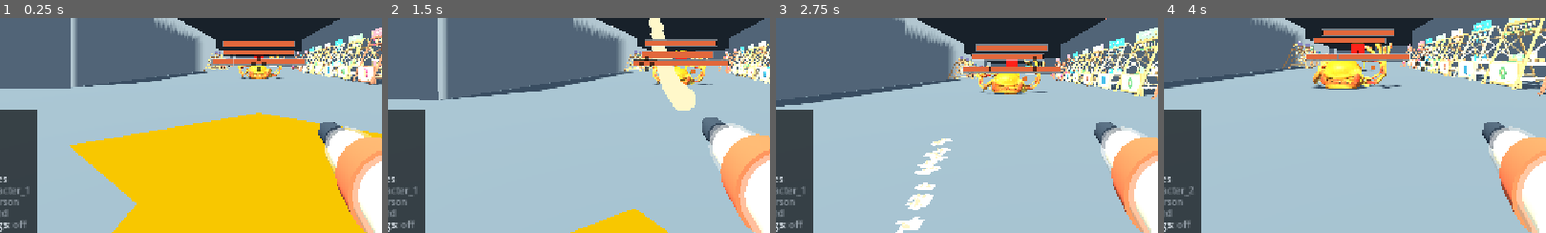
Above: before the commit, frames 1-4 (left to right).
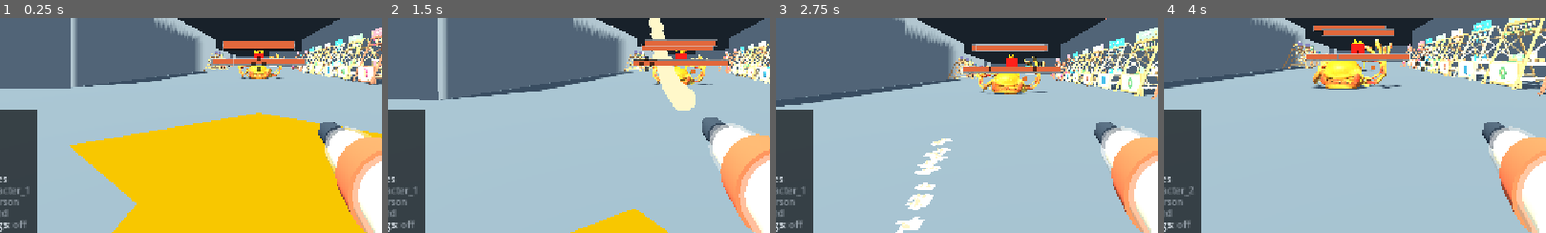
Above: after the commit, the same moments.

Repository: k3vin7/SauceIT-
Game: Godot game, scene res://main.tscn
Two runs of this game, one before a commit and one after it. Both use one fixed random seed, a clock stepped at 60 frames per second and the inputs below.
Inputs (mouse positions are % of the whole screen's width and height, from its top left):
- Up to frame 1 (0.25 s): no input
- Up to frame 2 (1.5 s): tap Enter at 0.5 s; move the mouse to (55, 50) at 0.52 s; hold Shift (run) 0.53-1.28 s; hold W (move_forward) from 0.53 s (still down); tap Space (jump) at 0.77 s; move the mouse to (45, 50) at 1.27 s; click (45, 50) at 1.35 s
- Up to frame 3 (2.75 s): keep holding W (move_forward); tap Space (jump) at 1.52 s; tap Shift (run) at 1.55, 2.3 s; move the mouse to (52, 48) at 2.02 s; hold E (refill_sauce) from 2.03 s (still down)
- Up to frame 4 (4 s): keep holding W (move_forward); move the mouse to (49, 52) at 2.77 s; release E (refill_sauce) at 2.78 s; tap Shift (run) at 2.85, 3.8 s; tap Space (jump) at 3.02, 3.77 s; move the mouse to (57, 51) at 3.52 s; hold C (switch_character) from 3.53 s (still down)
The pictures show only the part of the screen within x 16-66%, y 39-89%; the shares and areas given below are measured in that part.

The runs differ from the first frame. In frame 1, 0.6% of the frame differs, in the area x 58-78%, y 12-18%; in frame 2, 1.0%, in the area x 66-86%, y 12-19%; in frame 3, 0.9%; in frame 4, 0.7%.

Commit message:
Measure the monster in the pose it stands in
Every size this body is built from came off `mesh.get_aabb()`, which is the pose
the mesh was modelled in. This model is never in that pose. Skinning the same
vertices into the pose it actually holds moves one of them 2.15 m in mesh units --
over four metres on screen -- takes a third off its depth and adds half a metre to
its height.

So the colliders, the contamination chart, the stand height and the spawn lift
were all fitted to a monster nobody has ever seen. It also explains the thing that
made no sense: the colliders measured 1.00 against the model on every axis and
still sat in the wrong places. Both numbers were the same wrong pose.

The bounds are taken off skinned vertices now, with the rig first put in the pose
the monster idles in, because an unposed skeleton would reproduce exactly the box
this exists to stop using. Sampled a few hundred vertices rather than all 3732:
the bound is tight to well under a centimetre and this runs once per monster.

What it changes: the body is 3.72 m tall rather than 2.70, 2.35 m across the bun
rather than 2.27, and 3.83 m to a fingertip rather than 5.00 -- taller and
narrower, because it holds its arms up. Measured against the skinned body the
colliders are 1.01 wide, 1.00 tall and 1.00 deep.

`probe_enemy` measured the same box in two checks and now measures the same skin,
which is not a loosening: it asked whether the solid matches what is drawn, and
what is drawn is the skin.

Back to the 5 failures the merge left -- the chase, which is the probe's 32 m
against a 26 m sight range, a rest-pose count, and the death animation that came
in with the character branch and fails on that branch too.

Found because the suggestion was made that the model file itself might be wrong.
It is not wrong, but it is not what the numbers said it was.

Diff:
--- a/scripts/enemy.gd
+++ b/scripts/enemy.gd
@@ -20,6 +20,9 @@
 ## source. The user-authored replacement blend is already 2.5x larger (5 m),
 ## so it needs only 2x presentation scale to reach that same 10 m result.
 ## The source is authored on ground Z=0, so no extra floor lift is applied.
+## How many vertices a body is measured from. Enough that the bound is tight to
+## well under a centimetre, few enough that the skinning is not felt at build.
+const MEASURED_VERTEX_SAMPLES := 400
 const MODEL_SCALE_MULTIPLIER := 5.0
 const MODEL_VISUAL_SCALE_MULTIPLIER := 2.0
 const MODEL_TARGET_SIZE := Vector3(2.0, 2.0, 2.0) * MODEL_SCALE_MULTIPLIER
@@ -409,22 +412,85 @@
 ## wrong assumption put the colliders at twice the model's depth, left the origin
 ## floating 2.3 m above its head, and stretched the stain unwrap by 3.7.
 ##
-## Taken off the instantiated node so a new export cannot silently reintroduce it.
+## **Measured on the skin, not on the mesh's own box.**
+##
+## A skinned mesh's vertices are stored in the pose it was modelled in, and this
+## model is never in that pose: skinning the same vertices into the pose it
+## actually stands in moves one of them 2.15 m in mesh units -- more than four
+## metres on screen -- and shrinks its depth by a third. Asking `get_aabb` gives
+## the modelling pose, so every size taken from it was a size the player never
+## sees. That is why the colliders could measure 1.00 against the model and still
+## sit in the wrong places: both numbers were the same wrong pose.
+##
+## Sampled rather than exhaustive. A few hundred vertices bound a body to well
+## under a centimetre and this runs once, while every vertex is fifteen thousand
+## matrix products per monster at build.
 func _visual_bounds() -> AABB:
+	_pose_for_measurement()
 	var lo := Vector3.INF
 	var hi := -Vector3.INF
 	for node in _visual_root.find_children("*", "MeshInstance3D", true):
 		var mesh := node as MeshInstance3D
-		var box := mesh.get_aabb()
 		var to_body := _visual_root.transform * _relative_transform(mesh)
-		for corner in 8:
-			var at: Vector3 = to_body * (box.position + box.size * Vector3(
-				float(corner & 1), float((corner >> 1) & 1), float((corner >> 2) & 1)))
-			lo = lo.min(at)
-			hi = hi.max(at)
+		for at in _skin_samples(mesh):
+			var in_body: Vector3 = to_body * at
+			lo = lo.min(in_body)
+			hi = hi.max(in_body)
 	if lo.x > hi.x:
 		return AABB()
 	return AABB(lo, hi - lo)
+
+
+## Puts the rig in the pose the monster stands in before anything is measured
+## off it. Without this the skeleton is still at its rest pose and the skinning
+## below would faithfully reproduce the box this exists to stop using.
+func _pose_for_measurement() -> void:
+	if _animation_player == null or _idle_animation.is_empty():
+		return
+	_animation_player.play(_idle_animation)
+	_animation_player.seek(0.0, true)
+	_animation_player.advance(0.0)
+
+
+## Vertices of one mesh, skinned into the pose the rig is holding. A mesh with no
+## skin is returned as the corners of its own box, which is all it has.
+func _skin_samples(mesh: MeshInstance3D) -> Array:
+	var out: Array = []
+	if mesh.mesh == null or mesh.mesh.get_surface_count() == 0:
+		return out
+	var skeletons := _visual_root.find_children("*", "Skeleton3D", true, false)
+	var arrays: Array = mesh.mesh.surface_get_arrays(0)
+	var vertices: PackedVector3Array = arrays[Mesh.ARRAY_VERTEX]
+	if mesh.skin == null or skeletons.is_empty() \
+			or arrays[Mesh.ARRAY_BONES] == null:
+		var box := mesh.mesh.get_aabb()
+		for corner in 8:
+			out.push_back(box.position + box.size * Vector3(
+				float(corner & 1), float((corner >> 1) & 1), float((corner >> 2) & 1)))
+		return out
+	var skeleton := skeletons[0] as Skeleton3D
+	var bones: PackedInt32Array = arrays[Mesh.ARRAY_BONES]
+	var weights: PackedFloat32Array = arrays[Mesh.ARRAY_WEIGHTS]
+	var per := bones.size() / maxi(vertices.size(), 1)
+	if per <= 0:
+		return out
+	var step := maxi(1, vertices.size() / MEASURED_VERTEX_SAMPLES)
+	for index in range(0, vertices.size(), step):
+		var raw: Vector3 = vertices[index]
+		var moved := Vector3.ZERO
+		var total := 0.0
+		for slot in per:
+			var bone: int = bones[index * per + slot]
+			var weight: float = weights[index * per + slot]
+			if weight <= 0.0:
+				continue
+			# How Godot skins: the bone where it is now, times the bind pose that
+			# says where the mesh was attached to it.
+			moved += (skeleton.get_bone_global_pose(bone)
+				* mesh.skin.get_bind_pose(bone) * raw) * weight
+			total += weight
+		out.push_back(moved / total if total > 0.0 else raw)
+	return out
 
 
 ## A descendant's transform relative to `_visual_root`, walked by hand because
--- a/tests/probe_enemy.gd
+++ b/tests/probe_enemy.gd
@@ -49,16 +49,20 @@
 	# target of 10 m while the authored monster is 2.70 m, which left the body
 	# origin floating 2.3 m above its own head and the stain unwrap stretched by
 	# 3.7. The size now comes off the model, so the check is that it still does.
+	# Skinned, for the reason spelled out where `drawn` is built below: the box
+	# the mesh carries is a pose this model is never in.
 	var model := AABB()
 	var model_started := false
 	for node in enemy._visual_root.find_children("*", "MeshInstance3D", true, false):
 		var mesh_node := node as MeshInstance3D
 		if mesh_node.mesh == null:
 			continue
-		var into: Transform3D = enemy.global_transform.affine_inverse() * mesh_node.global_transform
-		var part: AABB = into * mesh_node.mesh.get_aabb()
-		model = model.merge(part) if model_started else part
-		model_started = true
+		var into: Transform3D = enemy.global_transform.affine_inverse() \
+			* mesh_node.global_transform
+		for sample in enemy._skin_samples(mesh_node):
+			var point := AABB(into * (sample as Vector3), Vector3.ZERO)
+			model = model.merge(point) if model_started else point
+			model_started = true
 	_check(model_started and absf(enemy.height - model.size.y) < 0.02,
 		"the enemy stands %.2f m against a model %.2f m tall" % [
 			enemy.height, model.size.y])
@@ -68,6 +72,12 @@
 	# exactly reads as half a metre too wide -- which is how the first attempt
 	# at this fix was written, and it looked wrong when it was right.
 	var to_body: Transform3D = enemy.global_transform.affine_inverse()
+	# **The drawn body is the skinned body.** `get_aabb` hands back the pose the
+	# mesh was modelled in, and this model is never in it: skinning the same
+	# vertices into the pose it stands in moves one of them four metres and takes
+	# a third off its depth. Measuring the box meant measuring a monster nobody
+	# sees, which is how colliders could read 1.00 against it and still sit in the
+	# wrong places.
 	var drawn := AABB()
 	var drawn_started := false
 	for node in enemy._visual_root.find_children("*", "MeshInstance3D", true, false):
@@ -75,9 +85,11 @@
 		if mesh_node.mesh == null:
 			continue
 		var into: Transform3D = to_body * mesh_node.global_transform
-		var part: AABB = into * mesh_node.mesh.get_aabb()
-		drawn = drawn.merge(part) if drawn_started else part
-		drawn_started = true
+		for sample in enemy._skin_samples(mesh_node):
+			var at: Vector3 = into * (sample as Vector3)
+			var point := AABB(at, Vector3.ZERO)
+			drawn = drawn.merge(point) if drawn_started else point
+			drawn_started = true
 	var solid := AABB()
 	var solid_started := false
 	var shapes: Array[Node] = enemy.find_children("*", "CollisionShape3D", true, false)
